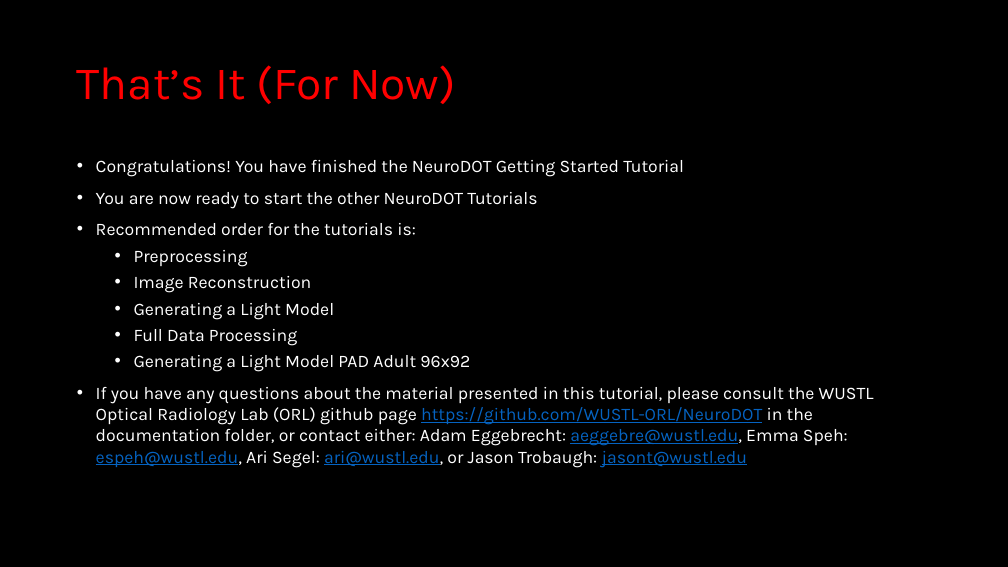
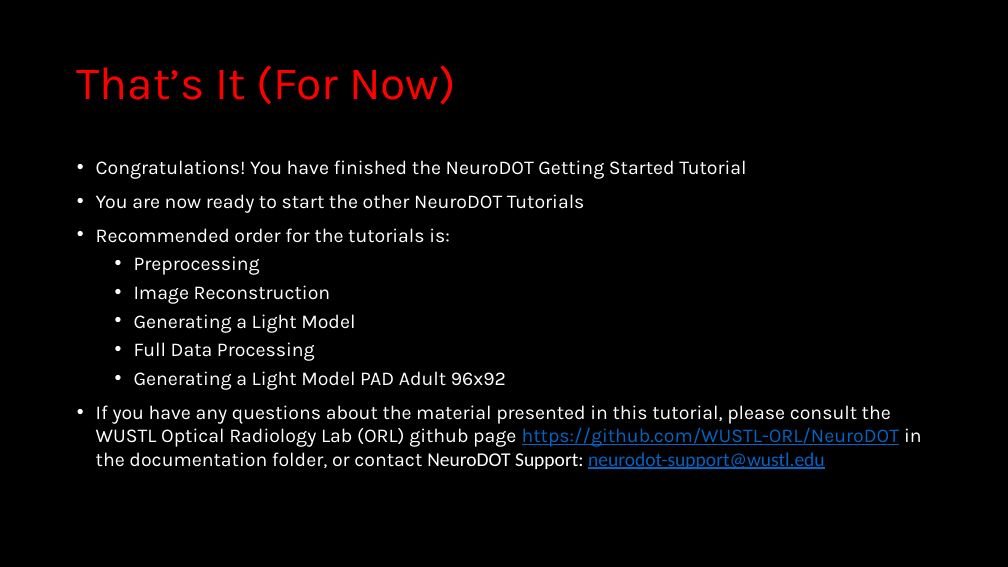
Before and after one commit to WUSTL-ORL/NeuroDOT, a slide deck: slide 15 of Documentation/Tutorials/NeuroDOT_Tutorial_Getting_Started.pptx. Drawn at 1008x567 pixels with LibreOffice and Linux fonts; fonts in the diff are those of the drawing. Boxes give left, top, right and bottom in pixels: in the first picture for what was removed or moved away, otherwise in the second. Text is boxed around its words. In the diff, an @@ line names an element or a change of style, - is before the commit and + after.

Commit message:
Update contact information

```diff
--- a/Documentation/Tutorials/NeuroDOT_Tutorial_Getting_Started.pptx
+++ b/Documentation/Tutorials/NeuroDOT_Tutorial_Getting_Started.pptx
@@ text at [96, 160, 746, 390]: size 16.8 to 18.6 pt in "Congratulations! You have finished the NeuroDOT Getting ...", "You are now ready to start the ...", "Recommended order for the tutorials is:", "Preprocessing" and 4 more places @@
@@ text at [96, 405, 922, 469]: text changed; size 16.8 to 18.6 pt @@
-• If you have any questions about the material presented in this tutorial, please consult the WUSTL Optical Radiology Lab (ORL) github page https://github.com/WUSTL-ORL/NeuroDOT in the documentation folder, or contact either: Adam Eggebrecht: aeggebre@wustl.edu, Emma Speh: espeh@wustl.edu, Ari Segel: ari@wustl.edu, or Jason Trobaugh: jasont@wustl.edu
+• If you have any questions about the material presented in this tutorial, please consult the WUSTL Optical Radiology Lab (ORL) github page https://github.com/WUSTL-ORL/NeuroDOT in the documentation folder, or contact NeuroDOT Support: neurodot-support@wustl.edu
```
Also in this commit, not shown: 3 other files.
